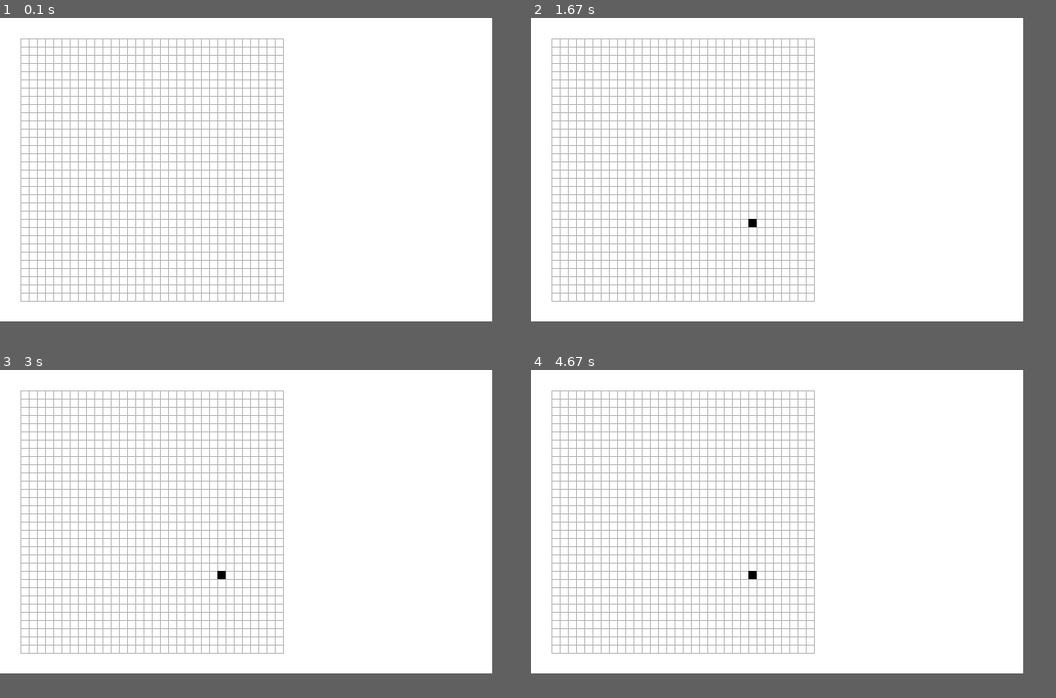
Above: before the commit, frames 1-4 (two rows, left to right).
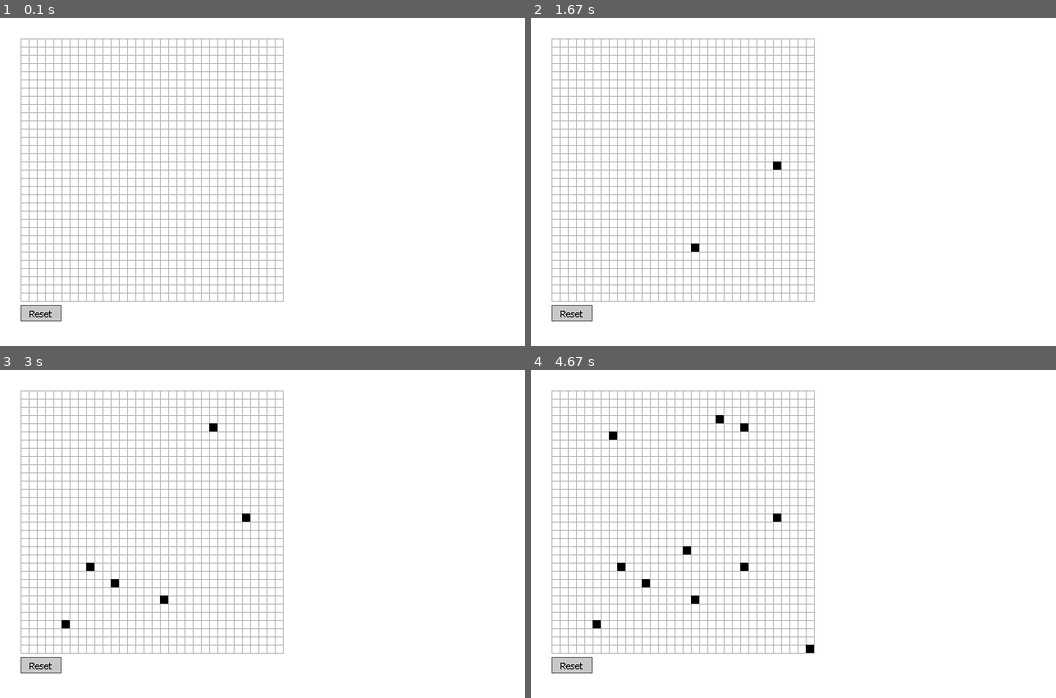
Above: after the commit, the same moments.

Repository: DomJob/Character-Recognition
Game: pygame game, started from Outils/__main__.py
The game is run twice, just before and just after one commit, with the same random seed, the same clock (stepped at 60 frames per second) and the same inputs.
Inputs (mouse positions are in pixels of both pictures, inside the frame that each line leads up to):
- Up to frame 1 (0.1 s): no input
- Up to frame 2 (1.67 s): press the mouse at (667, 185) at 0.37 s; move the mouse to (756, 221) at 0.47 s; release the mouse at (846, 254) at 0.6 s; click (573, 313) at 0.72 s, where only the run after the commit has a clickable "Reset"; click (777, 165) at 1.05 s; click (693, 247) at 1.38 s
- Up to frame 3 (3 s): click (94, 566) at 1.72 s; click (115, 586) at 2.05 s; click (63, 625) at 2.38 s; click (215, 429) at 2.72 s
- Up to frame 4 (4.67 s): click (746, 566) at 3.05 s; click (609, 435) at 3.38 s; click (683, 547) at 3.72 s; click (804, 652) at 4.05 s; click (720, 415) at 4.38 s
The window is 600x370 before the commit and 640x400 after it. Grey fills any space a smaller window leaves; there, only what the larger window draws over its background counts as a difference.

The runs differ from the first frame. In frame 1, 0.4% of the frame differs, in the area x 3-12%, y 87-93%; in frame 2, 0.5%; in frame 3, 0.7%; in frame 4, 0.9%, in the area x 3-54%, y 13-93%.

Commit message:
Bouton reset

Diff:
--- /dev/null
+++ b/Outils/interface/button.py
@@ -0,0 +1,38 @@
+import pygame
+
+class Button:
+    BORDER_COLOR = (93,93,93)
+    COLOR = (200,200,200)
+
+    def __init__(self, surface, position, text):
+        self.text = text
+        self.position = position
+        self.surface = surface
+
+        self.height = 20
+        self.width = 20 + len(text) * 6
+
+        self.font = pygame.font.SysFont('Calibri', 14)
+
+    def isClicked(self):
+        x, y = pygame.mouse.get_pos()
+
+        if x >= self.position[0] and x < self.position[0] + self.width:
+            if y >= self.position[1] and y < self.position[1] + self.height:
+                return True
+
+        return False
+
+    def draw(self):
+        rectX = self.position[0]
+        rectY = self.position[1]
+
+        textX = self.position[0] + 10
+        textY = self.position[1] + 3
+
+        pygame.draw.rect(self.surface, self.BORDER_COLOR, (rectX, rectY, self.width, self.height), 1)
+        pygame.draw.rect(self.surface, self.COLOR, (rectX+1, rectY+1, self.width-2, self.height-2))
+
+        textsurface = self.font.render(self.text, False, (0, 0, 0))
+
+        self.surface.blit(textsurface, (textX, textY))
--- a/Outils/interface/grid.py
+++ b/Outils/interface/grid.py
@@ -8,11 +8,11 @@
     GRID_COLOR  = (180,180,180)
     PIXEL_COLOR = (0,0,0)
 
-    def __init__(self, position, surface):
-        self.grid = []
+    def __init__(self, surface, position):
         self.position = position
         self.surface = surface
 
+        self.grid = []
         self.reset()
 
     def reset(self):
@@ -28,7 +28,9 @@
     def getState(self):
         pass
 
-    def mouseDragged(self, x, y):
+    def mouseDragged(self):
+        x, y = pygame.mouse.get_pos()
+
         if x<self.position[0] or x>=self.position[0]+self.PIXEL_SIZE*self.WIDTH:
             return
         if y<self.position[1] or y>=self.position[1]+self.PIXEL_SIZE*self.HEIGHT:
--- a/Outils/interface/surface.py
+++ b/Outils/interface/surface.py
@@ -1,14 +1,17 @@
 import pygame, sys
 from pygame.locals import *
 from interface.grid import Grid
+from interface.button import Button
 
 class Surface:
     GRID_MARGIN = 25
-    SCREEN_SIZE = (600, 370)
+    SCREEN_SIZE = (640, 400)
     WINDOW_TITLE = "Détecteur de caractère - LesDominics"
 
     def __init__(self):
         self.mouseDown = False
+
+        pygame.font.init()
 
         # Icon
         icon = pygame.Surface((1, 1))
@@ -18,8 +21,8 @@
         pygame.display.set_caption(self.WINDOW_TITLE)
         self.surface = pygame.display.set_mode(self.SCREEN_SIZE)
 
-        self.grid = Grid((self.GRID_MARGIN, self.GRID_MARGIN), self.surface)
-
+        self.grid = Grid(self.surface, (self.GRID_MARGIN, self.GRID_MARGIN))
+        self.resetButton = Button(self.surface, (25, 350), "Reset")
 
     def getInput(self):
         for event in pygame.event.get():
@@ -27,22 +30,27 @@
                 sys.exit()
             if event.type == pygame.MOUSEBUTTONDOWN:
                 self.mouseDown = True
-                #self.mouseDragged()
+                self.mouseClick()
             if event.type == pygame.MOUSEBUTTONUP:
                 self.mouseDown = False
             if event.type == pygame.MOUSEMOTION and self.mouseDown:
                 self.mouseDragged()
 
+    def mouseClick(self):
+        self.mouseDragged()
+
+        if self.resetButton.isClicked():
+            self.grid.reset()
+
     def mouseDragged(self):
-        x, y = pygame.mouse.get_pos()
-
-        self.grid.mouseDragged(x, y)
+        self.grid.mouseDragged()
 
     def display(self):
         while True:
             self.surface.fill((255,255,255))
 
             self.grid.draw()
+            self.resetButton.draw()
 
             pygame.display.flip()
             self.getInput()
